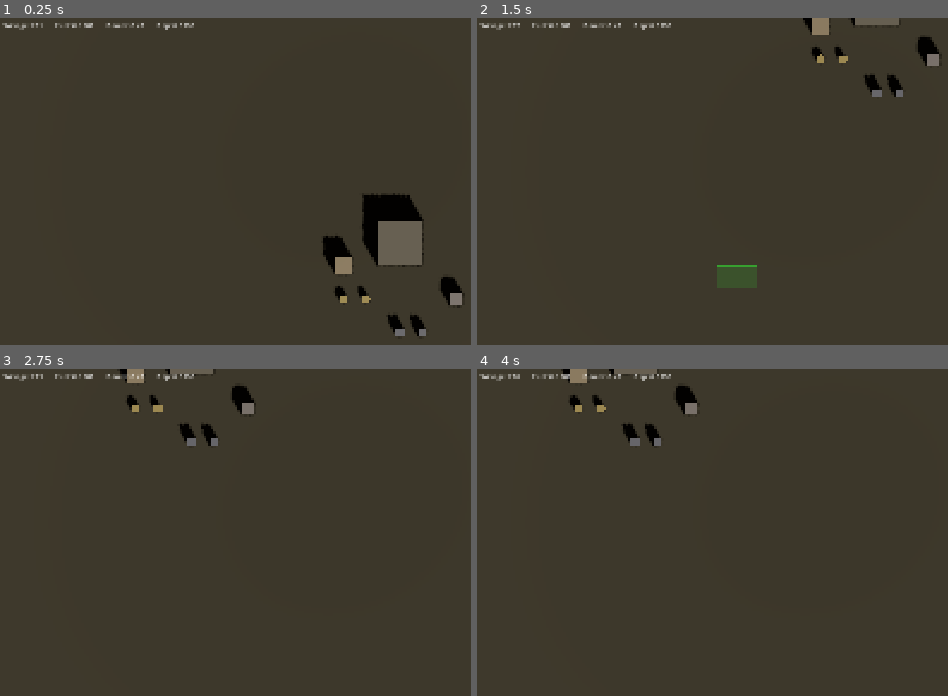
Above: before the commit, frames 1-4 (two rows, left to right).
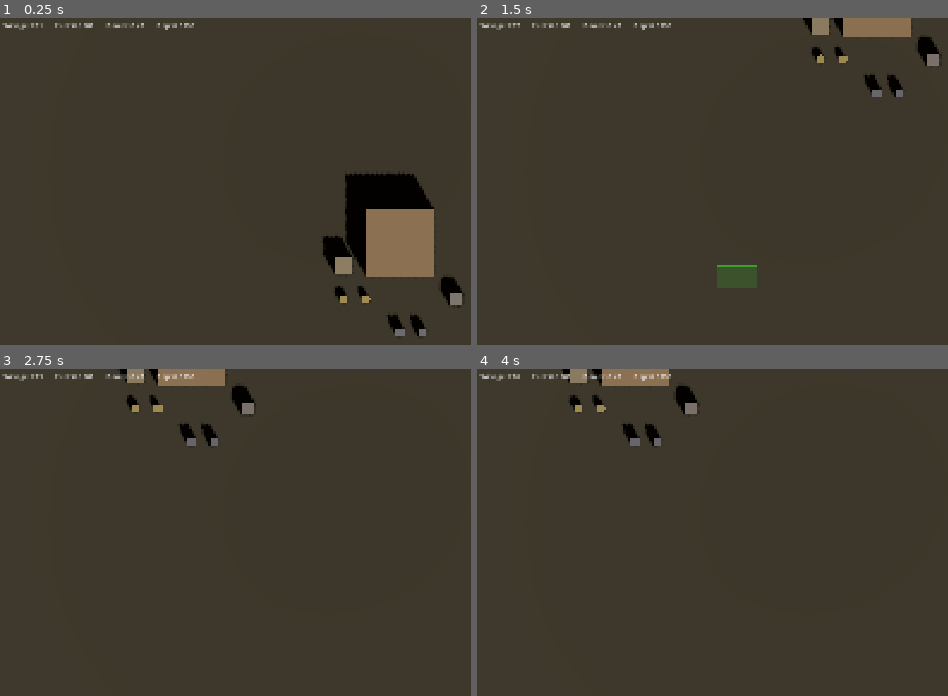
Above: after the commit, the same moments.

Repository: Alkhalim/DrossFront
Game: Godot game, scene res://scenes/test_arena.tscn
Two runs of this game, one before a commit and one after it. Both use one fixed random seed, a clock stepped at 60 frames per second and the inputs below.
Inputs (mouse positions are in pixels of both pictures, inside the frame that each line leads up to):
- Up to frame 1 (0.25 s): no input
- Up to frame 2 (1.5 s): tap Enter at 0.5 s; move the mouse to (outside the picture) at 0.52 s; hold S (camera_pan_down) 0.53-1.25 s; click (outside the picture) at 0.67 s; drag from (717, 266) to (834, 331) at 1.27 s
- Up to frame 3 (2.75 s): move the mouse to (outside the picture) at 2.02 s; hold D (camera_pan_right) from 2.03 s (still down); click (outside the picture) at 2.17 s
- Up to frame 4 (4 s): release D (camera_pan_right) at 2.75 s; drag from (834, 682) to (637, 525) at 2.77 s; move the mouse to (outside the picture) at 3.52 s; tap Q at 3.6 s; click (outside the picture) at 3.67 s

The runs differ from the first frame. In frame 1, 4.9% of the frame differs, in the area x 73-93%, y 47-80%; in frame 2, 0.9%; in frame 3, 0.8%; in frame 4, 0.8%.
Error in both runs: Invalid access to property or key 'surface_material_override' on a base object of type 'MeshInstance3D'. (res://scripts/wreck.gd:30)

Commit message:
Fix Color constructor in all building .tres files
Godot 4.6.1 requires 4 arguments for Color in .tres resource files:
Color(r, g, b, a) — the 3-arg form causes a parse error, which
silently prevented all building resources from loading. This was the
root cause of buildings being unselectable.

Co-Authored-By: Claude Opus 4.6 (1M context) <noreply@anthropic.com>

Diff:
--- a/resources/buildings/advanced_foundry.tres
+++ b/resources/buildings/advanced_foundry.tres
@@ -14,4 +14,4 @@
 power_production = 0
 producible_units = [ExtResource("2")]
 footprint_size = Vector3(6, 4, 6)
-placeholder_color = Color(0.38, 0.32, 0.28)
+placeholder_color = Color(0.38, 0.32, 0.28, 1)
--- a/resources/buildings/basic_armory.tres
+++ b/resources/buildings/basic_armory.tres
@@ -12,4 +12,4 @@
 power_consumption = 8
 power_production = 0
 footprint_size = Vector3(4, 3, 4)
-placeholder_color = Color(0.35, 0.28, 0.25)
+placeholder_color = Color(0.35, 0.28, 0.25, 1)
--- a/resources/buildings/basic_foundry.tres
+++ b/resources/buildings/basic_foundry.tres
@@ -15,4 +15,4 @@
 power_production = 0
 producible_units = [ExtResource("2"), ExtResource("3")]
 footprint_size = Vector3(5, 3.5, 5)
-placeholder_color = Color(0.35, 0.3, 0.28)
+placeholder_color = Color(0.35, 0.3, 0.28, 1)
--- a/resources/buildings/basic_generator.tres
+++ b/resources/buildings/basic_generator.tres
@@ -12,4 +12,4 @@
 power_consumption = 0
 power_production = 30
 footprint_size = Vector3(3, 3, 3)
-placeholder_color = Color(0.25, 0.3, 0.4)
+placeholder_color = Color(0.25, 0.3, 0.4, 1)
--- a/resources/buildings/gun_emplacement.tres
+++ b/resources/buildings/gun_emplacement.tres
@@ -12,4 +12,4 @@
 power_consumption = 3
 power_production = 0
 footprint_size = Vector3(3, 2.5, 3)
-placeholder_color = Color(0.3, 0.3, 0.3)
+placeholder_color = Color(0.3, 0.3, 0.3, 1)
--- a/resources/buildings/headquarters.tres
+++ b/resources/buildings/headquarters.tres
@@ -14,4 +14,4 @@
 power_production = 0
 producible_units = [ExtResource("2")]
 footprint_size = Vector3(6, 4, 6)
-placeholder_color = Color(0.4, 0.35, 0.3)
+placeholder_color = Color(0.4, 0.35, 0.3, 1)
--- a/resources/buildings/salvage_yard.tres
+++ b/resources/buildings/salvage_yard.tres
@@ -12,4 +12,4 @@
 power_consumption = 5
 power_production = 0
 footprint_size = Vector3(4, 2, 4)
-placeholder_color = Color(0.4, 0.38, 0.25)
+placeholder_color = Color(0.4, 0.38, 0.25, 1)
